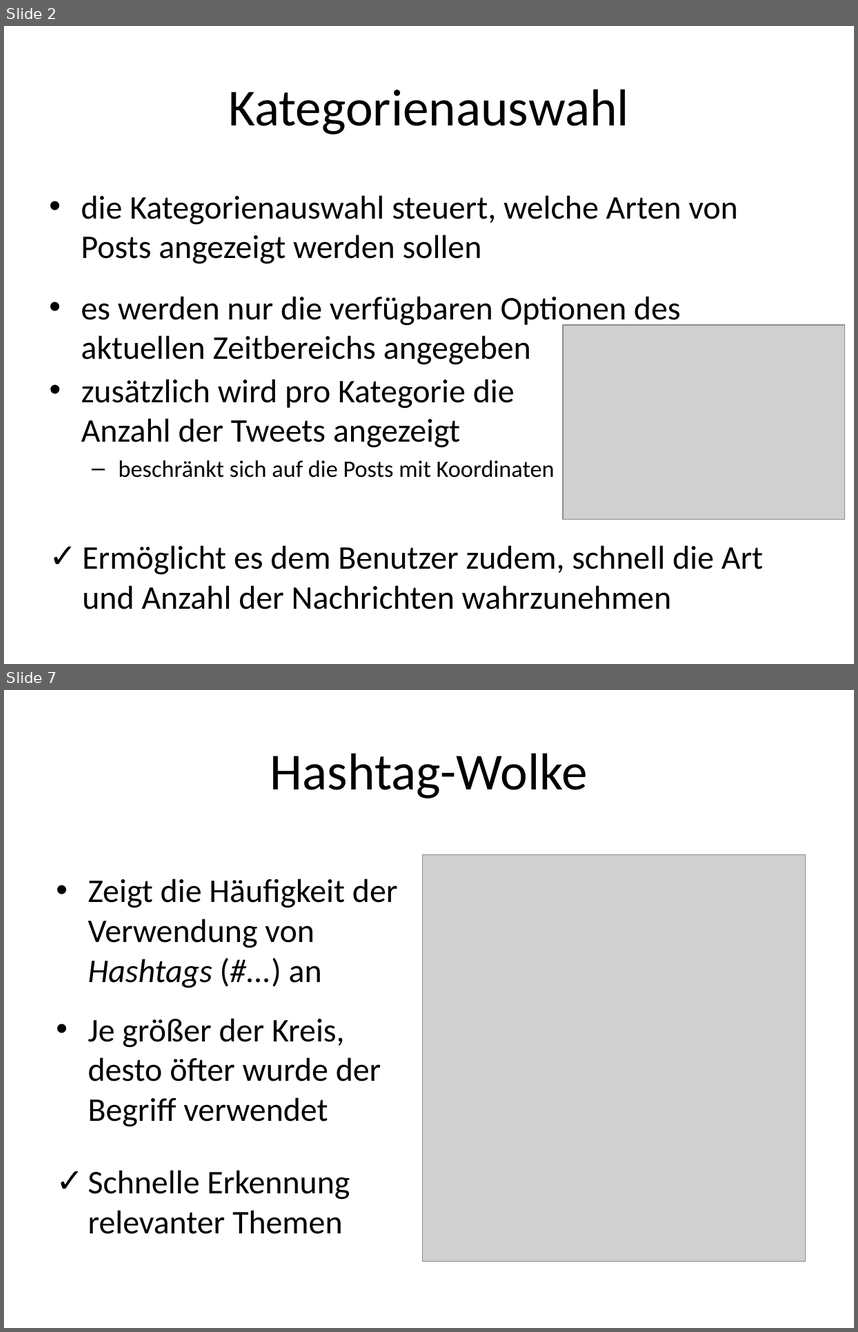
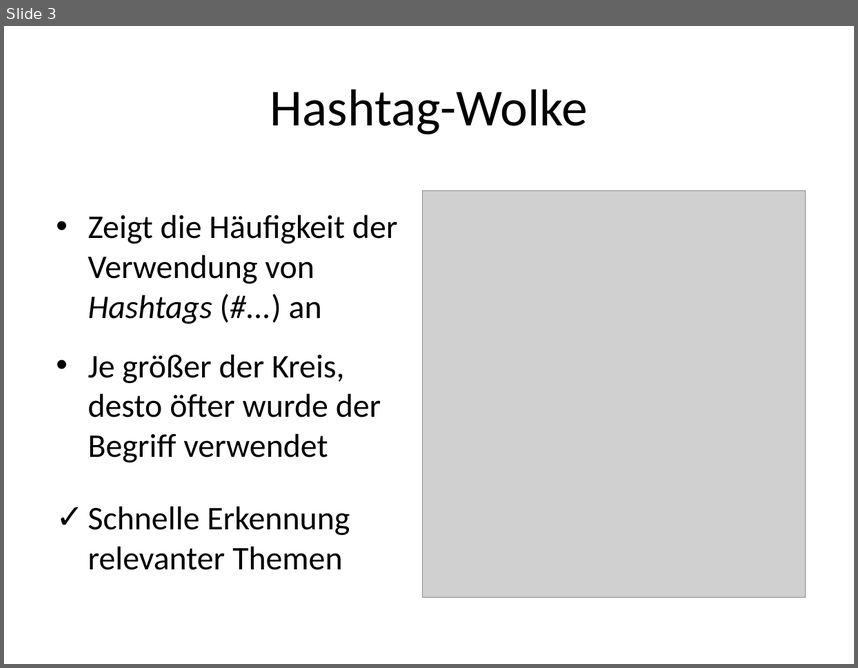
Before and after one commit to d-f/bugfree-octo-ironman, a slide deck: presentations/Presi-Teil_Jan.pptx. Shown one above the other, each under a label of ours: slides 2 and 7 before the commit, slide 3 after it; the slides between them are not shown. The pictures are 858x1332 and 858x668 pixels, drawn with LibreOffice and Linux fonts; fonts in the diff are those of the drawing; grey boxes stand for pictures. Boxes give left, top, right and bottom in pixels: in the first picture for what was removed or moved away, otherwise in the second. Text is boxed around its words. In the diff, an @@ line names an element or a change of style, - is before the commit and + after.

```diff
--- a/presentations/Presi-Teil_Jan.pptx
+++ b/presentations/Presi-Teil_Jan.pptx
@@ slide 2 removed at [4, 26, 854, 664], background #FFFFFF @@
@@ title removed at [228, 89, 629, 134] @@
-Kategorienauswahl
@@ text removed at [81, 195, 738, 365] @@
-• die Kategorienauswahl steuert, welche Arten von Posts angezeigt werden sollen
-• es werden nur die verfügbaren Optionen des aktuellen Zeitbereichs angegeben
@@ picture removed at [562, 324, 844, 518] @@
@@ text removed at [81, 379, 555, 477] @@
-• zusätzlich wird pro Kategorie die Anzahl der Tweets angezeigt
-  – beschränkt sich auf die Posts mit Koordinaten
@@ text removed at [82, 545, 763, 609] @@
-✓ Ermöglicht es dem Benutzer zudem, schnell die Art und Anzahl der Nachrichten wahrzunehmen
@@ what was slide 7 is now slide 3 @@
```
Also in this commit, not shown: 2 slides changed, 3 other slides removed.
